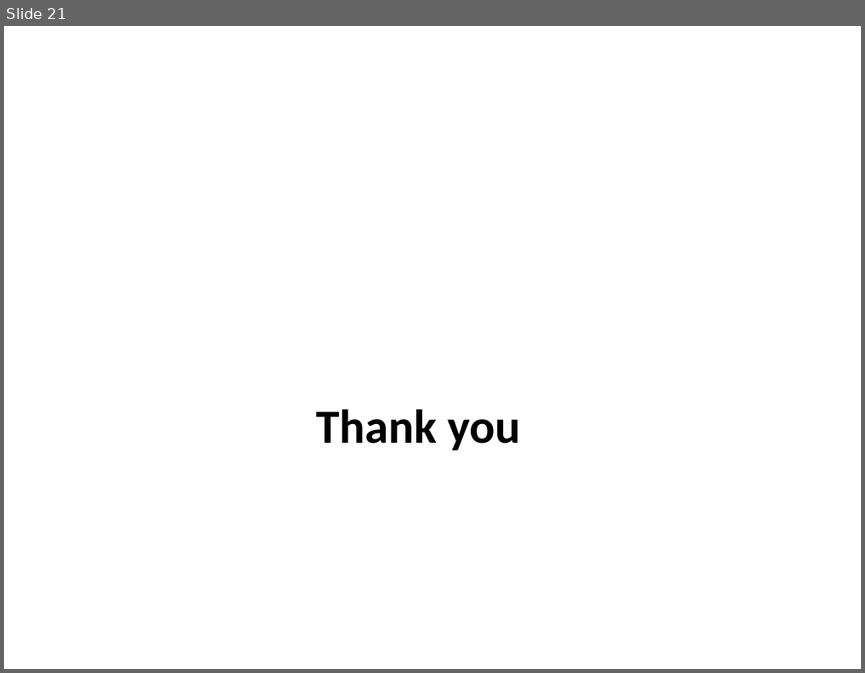
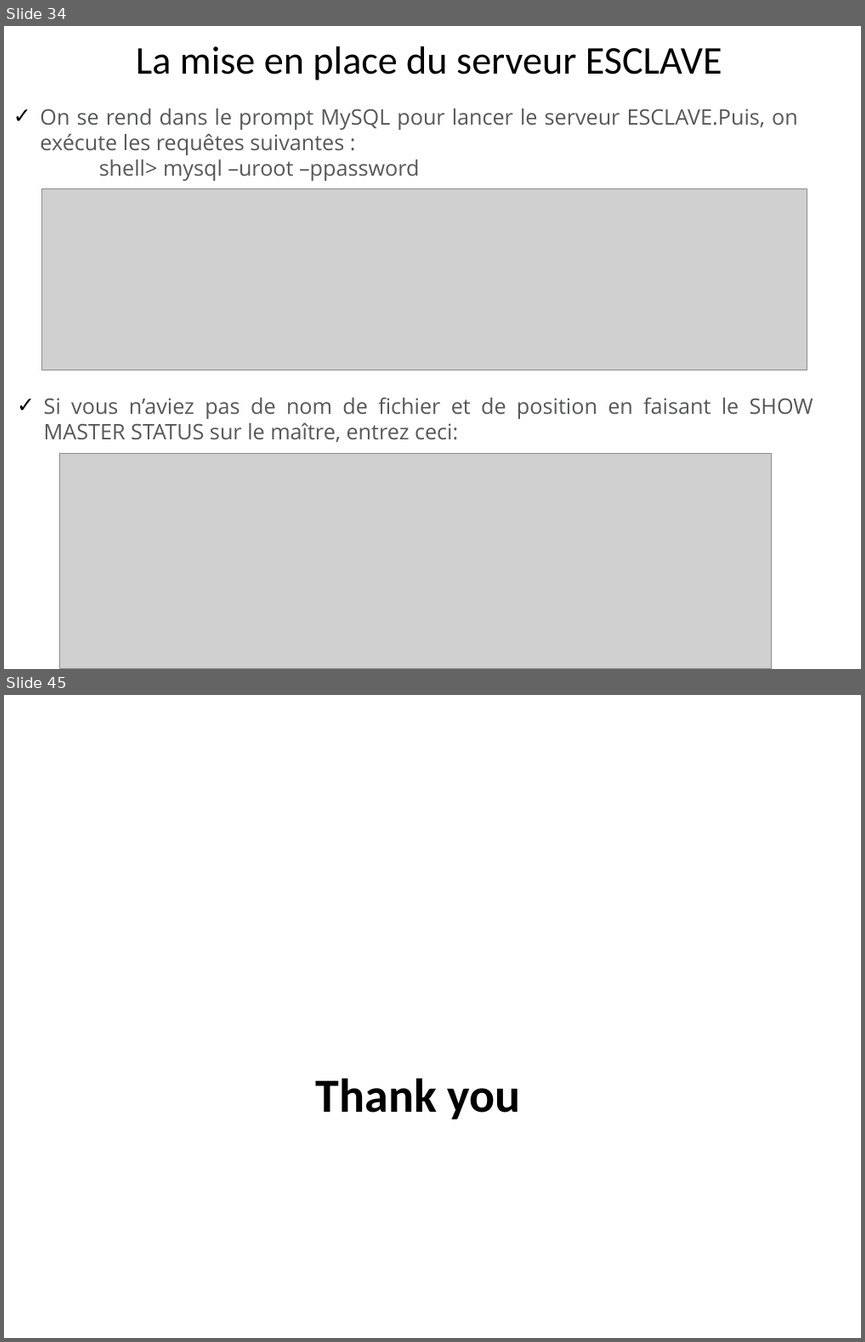
Before and after one commit to hosniah/mysql-labs, a slide deck: Administration MYSQL.pptx. Shown one above the other, each under a label of ours: slide 21 before the commit, slides 34 and 45 after it; the slides between them are not shown. The pictures are 865x673 and 865x1342 pixels, drawn with LibreOffice and Linux fonts; fonts in the diff are those of the drawing; grey boxes stand for pictures; background and template pictures are left out. Boxes give left, top, right and bottom in pixels: in the first picture for what was removed or moved away, otherwise in the second. Text is boxed around its words. In the diff, an @@ line names an element or a change of style, - is before the commit and + after.

```diff
--- a/Administration MYSQL.pptx
+++ b/Administration MYSQL.pptx
@@ slide 34 added at bbox=[4, 26, 861, 669], background #FFFFFF @@
@@ title added at bbox=[136, 46, 722, 80], 33 pt, text #000000 @@
+La mise en place du serveur ESCLAVE
@@ text added at bbox=[40, 108, 798, 181], 18 pt, text #555858 @@
+✓ On se rend dans le prompt MySQL pour lancer le serveur ESCLAVE.Puis, on exécute les requêtes suivantes :
+shell> mysql –uroot –ppassword
@@ picture added at bbox=[41, 189, 806, 369] @@
@@ text added at bbox=[44, 397, 813, 442], 18 pt, text #555858 @@
+✓ Si vous n’aviez pas de nom de fichier et de position en faisant le SHOW MASTER STATUS sur le maître, entrez ceci:
@@ picture added at bbox=[60, 453, 771, 669] @@
@@ what was slide 21 is now slide 45 @@
```
Also in this commit, not shown: 2 slides changed, 23 other slides added.
